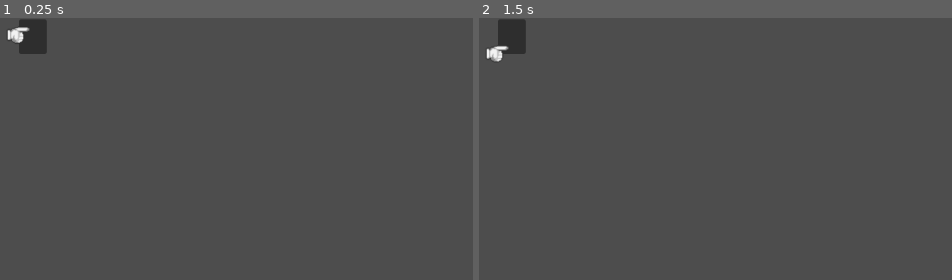
Above: before the commit, frames 1-2 (left to right).
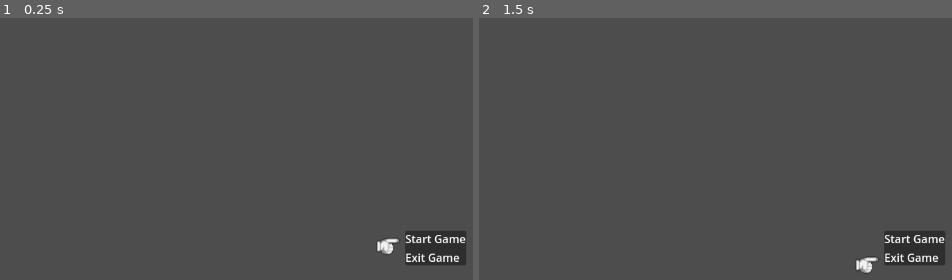
Above: after the commit, the same moments.

Repository: AjManzoor/DigiQuest
Game: Godot game, scene res://scene_switcher.tscn
Two runs of this game, one before a commit and one after it. Both use one fixed random seed, a clock stepped at 60 frames per second and the inputs below.
Inputs:
- Up to frame 1 (0.25 s): no input
- Up to frame 2 (1.5 s): tap Enter (ui_accept) at 0.5, 0.6, 0.77, 1.07, 1.25, 1.35 s; hold Right (ui_right) 0.53-1.28 s; hold Down (ui_down) from 1.28 s (still down)

The runs differ from the first frame. In frame 1, 2.5% of the frame differs, in the area x 1-99%, y 0-95%; in frame 2, 2.5%, in the area x 1-99%, y 0-98%.

Commit message:
added dialogue scenes

Diff:
--- a/SceneSwitcher.gd
+++ b/SceneSwitcher.gd
@@ -16,10 +16,10 @@
 	var next_level_name : String
 	match current_level_name:
 		"MainMenu":
-			next_level_name = "digi_quest"
+			next_level_name = "decision_scene"
 		"DigiEvo":
 			print("digivlve")
-			next_level_name = "main_menu"
+			next_level_name = "dialogue_scene"
 	transition_to_next_level(next_level_name)
 
 func transition_to_next_level(next_level_name):
--- a/digi_quest.gd
+++ b/decision_scene.gd
@@ -7,6 +7,9 @@
 signal digivolve()
 
 func _ready():
+	brave_choice_node.text = "Brave"
+	love_choice_node.text = "Love"
+	evil_choice_node.text = "Evil"
 	current_digimon = "Egg"
 	brave_choice_node.connect("cursor_selected", _on_brave_choice_cursor_selected)
 	love_choice_node.connect("cursor_selected", _on_love_choice_cursor_selected)
@@ -23,7 +26,6 @@
 	print("love")
 	next_digimon = "Puttimon"
 	emit_signal("digivolve")
-	#emit_signal("level_changed", "DigiEvo")
 
 func _on_evil_choice_cursor_selected():
 	next_digimon = "Kuramon"
--- a/digi_quest.tscn
+++ b/decision_scene.tscn
@@ -1,13 +1,13 @@
-[gd_scene load_steps=5 format=3 uid="uid://df5i6ltp0spro"]
+[gd_scene load_steps=5 format=3 uid="uid://dyl7jn0ygsi6t"]
 
-[ext_resource type="Script" path="res://digi_quest.gd" id="1_3pqrj"]
-[ext_resource type="PackedScene" uid="uid://1wvgtoikvjrr" path="res://menu_cursor.tscn" id="1_dk0f6"]
-[ext_resource type="Texture2D" uid="uid://kg6pnls0s1dv" path="res://Icons/hand_cursor0000.png" id="2_43hga"]
-[ext_resource type="Script" path="res://menu_item.gd" id="4_7u7be"]
+[ext_resource type="Script" path="res://decision_scene.gd" id="1_v474q"]
+[ext_resource type="PackedScene" uid="uid://1wvgtoikvjrr" path="res://menu_cursor.tscn" id="2_y5ec1"]
+[ext_resource type="Texture2D" uid="uid://kg6pnls0s1dv" path="res://Icons/hand_cursor0000.png" id="3_tk6jg"]
+[ext_resource type="Script" path="res://menu_item.gd" id="4_v02gf"]
 
-[node name="DigiQuest" type="Node2D" node_paths=PackedStringArray("brave_choice_node", "love_choice_node", "evil_choice_node")]
+[node name="Decision" type="Node2D" node_paths=PackedStringArray("brave_choice_node", "love_choice_node", "evil_choice_node")]
 position = Vector2(1, 564)
-script = ExtResource("1_3pqrj")
+script = ExtResource("1_v474q")
 brave_choice_node = NodePath("DecisionControl/PanelContainer/MarginContainer/VBoxContainer/Brave")
 love_choice_node = NodePath("DecisionControl/PanelContainer/MarginContainer/VBoxContainer/Love")
 evil_choice_node = NodePath("DecisionControl/PanelContainer/MarginContainer/VBoxContainer/Evil")
@@ -18,10 +18,11 @@
 offset_right = 40.0
 offset_bottom = 40.0
 
-[node name="MenuCursor" parent="DecisionControl" instance=ExtResource("1_dk0f6")]
+[node name="MenuCursor" parent="DecisionControl" instance=ExtResource("2_y5ec1")]
 layout_mode = 0
-texture = ExtResource("2_43hga")
+texture = ExtResource("3_tk6jg")
 menu_parent_path = NodePath("../PanelContainer/MarginContainer/VBoxContainer")
+cursor_offset = Vector2(20, 0)
 
 [node name="PanelContainer" type="PanelContainer" parent="DecisionControl"]
 layout_mode = 0
--- /dev/null
+++ b/dialogue_scene.gd
@@ -0,0 +1,70 @@
+extends Scene
+
+@export var dialogPath = ""
+@export var textSpeed : float = 0.05
+@export var Name : RichTextLabel
+@export var Text : RichTextLabel
+#@export var PortraitSprite : Sprite2D
+@export var PortaitRect : TextureRect
+@export var TextTimer : Timer
+#@export var Indicator : Polygon2D
+
+var dialog
+
+var phraseNum = 0
+var finished = false
+
+func _ready():
+	TextTimer.wait_time = textSpeed
+	dialog = getDialog()
+	assert(dialog, "Dialog not found")
+	nextPhrase()
+	#print("done")
+
+func _process(_delta):
+	#Indicator.visible = finished
+	if Input.is_action_just_pressed("ui_accept"):
+		if finished:
+			nextPhrase()
+		else:
+			Text.visible_characters = len(Text.text)
+
+func getDialog() -> Array:
+	var output = [{"Name": "Aj","Emotion":"Happy"  ,"Text": "wawa"}, {"Name": "Aj","Emotion":"Neutral"  ,"Text": "hahah"}, {"Name": "Aj","Emotion":"Happy"  ,"Text": "wawa"}, {"Name": "Aj","Emotion":"Neutral"  ,"Text": "asdasd asdasdasdad"},]
+
+	if typeof(output) == TYPE_ARRAY:
+		return output
+	else:
+		return []
+
+func nextPhrase() -> void:
+	if phraseNum >= len(dialog):
+		queue_free()
+		print("done")
+		return
+
+	finished = false
+
+	Name.bbcode_text = dialog[phraseNum]["Name"]
+	Text.bbcode_text = dialog[phraseNum]["Text"]
+
+	Text.visible_characters = 0
+
+
+	var img =dialog[phraseNum]["Name"] + "/" + dialog[phraseNum]["Name"]+ "/" + dialog[phraseNum]["Name"] + ".png"
+	print(img)
+
+	var path_to_image = "res://DigimonImages/" + img
+	var image = Image.new()
+	image.load(path_to_image)
+	image.resize(200,400)
+	PortaitRect.texture = ImageTexture.create_from_image(image)
+
+	while Text.visible_characters < len(Text.text):
+		Text.visible_characters += 1
+		TextTimer.start()
+		await TextTimer.timeout
+
+	finished = true
+	phraseNum += 1
+	return
--- /dev/null
+++ b/dialogue_scene.tscn
@@ -0,0 +1,39 @@
+[gd_scene load_steps=2 format=3 uid="uid://bqvgd6duv25w5"]
+
+[ext_resource type="Script" path="res://dialogue_scene.gd" id="1_jhjl8"]
+
+[node name="DialogueScene" type="Node2D" node_paths=PackedStringArray("Name", "Text", "PortaitRect", "TextTimer")]
+position = Vector2(1, 0)
+script = ExtResource("1_jhjl8")
+Name = NodePath("Name")
+Text = NodePath("Text")
+PortaitRect = NodePath("PotraitRect")
+TextTimer = NodePath("TextTimer")
+
+[node name="Text" type="RichTextLabel" parent="."]
+offset_left = 283.0
+offset_top = 188.0
+offset_right = 829.0
+offset_bottom = 258.0
+text = "Text"
+
+[node name="Name" type="RichTextLabel" parent="."]
+offset_left = 283.0
+offset_top = 151.0
+offset_right = 365.0
+offset_bottom = 191.0
+text = "Name"
+
+[node name="TextTimer" type="Timer" parent="."]
+
+[node name="PotraitRect" type="TextureRect" parent="."]
+offset_left = 5.0
+offset_top = 249.0
+offset_right = 45.0
+offset_bottom = 289.0
+
+[node name="DialogueRect" type="TextureRect" parent="."]
+offset_left = 253.0
+offset_top = 183.0
+offset_right = 293.0
+offset_bottom = 223.0
--- a/digivolve.tscn
+++ b/digivolve.tscn
@@ -42,9 +42,9 @@
 text = ">>"
 
 [node name="DigivolveLabel" type="RichTextLabel" parent="."]
-offset_left = 396.0
+offset_left = 335.0
 offset_top = 539.0
-offset_right = 709.0
+offset_right = 720.0
 offset_bottom = 562.0
 text = "Your digiegg evolved into pullimon"
 fit_content = true
--- a/main_menu.tscn
+++ b/main_menu.tscn
@@ -6,6 +6,7 @@
 [ext_resource type="Texture2D" uid="uid://kg6pnls0s1dv" path="res://Icons/hand_cursor0000.png" id="3_js677"]
 
 [node name="MainMenu" type="Node2D" node_paths=PackedStringArray("start_label_node", "exit_label_node")]
+position = Vector2(557, 305)
 script = ExtResource("1_6yyig")
 start_label_node = NodePath("Control/PanelContainer/MarginContainer/VBoxContainer/Start")
 exit_label_node = NodePath("Control/PanelContainer/MarginContainer/VBoxContainer/Exit")
@@ -31,10 +32,13 @@
 
 [node name="Start" type="Label" parent="Control/PanelContainer/MarginContainer/VBoxContainer"]
 layout_mode = 2
+text = "Start Game"
 script = ExtResource("2_y0mcc")
 
 [node name="Exit" type="Label" parent="Control/PanelContainer/MarginContainer/VBoxContainer"]
 layout_mode = 2
+text = "Exit Game
+"
 script = ExtResource("2_y0mcc")
 
 [node name="MenuCursor" parent="." instance=ExtResource("2_sqyxn")]
Not shown: 1 places in decision_scene.tscn that only renumber resources
